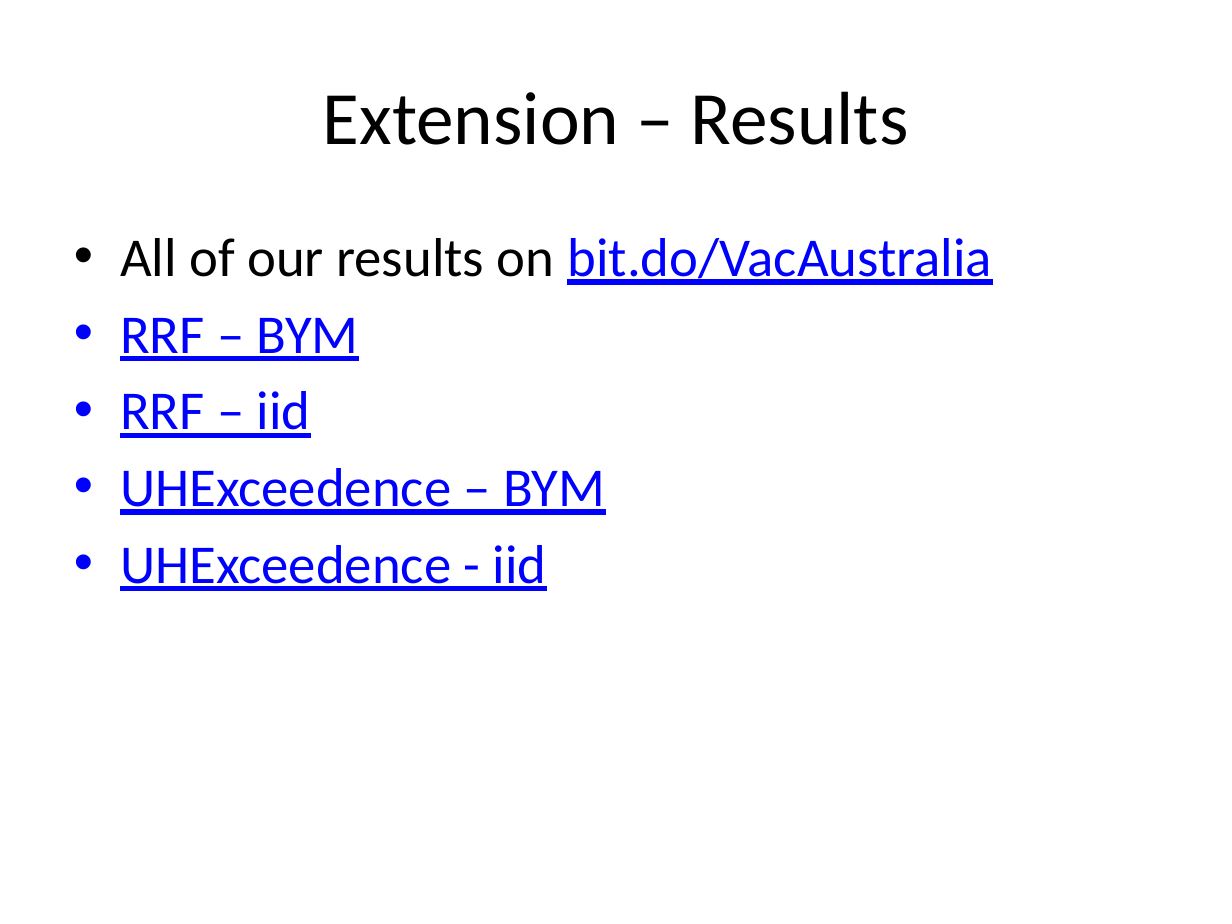
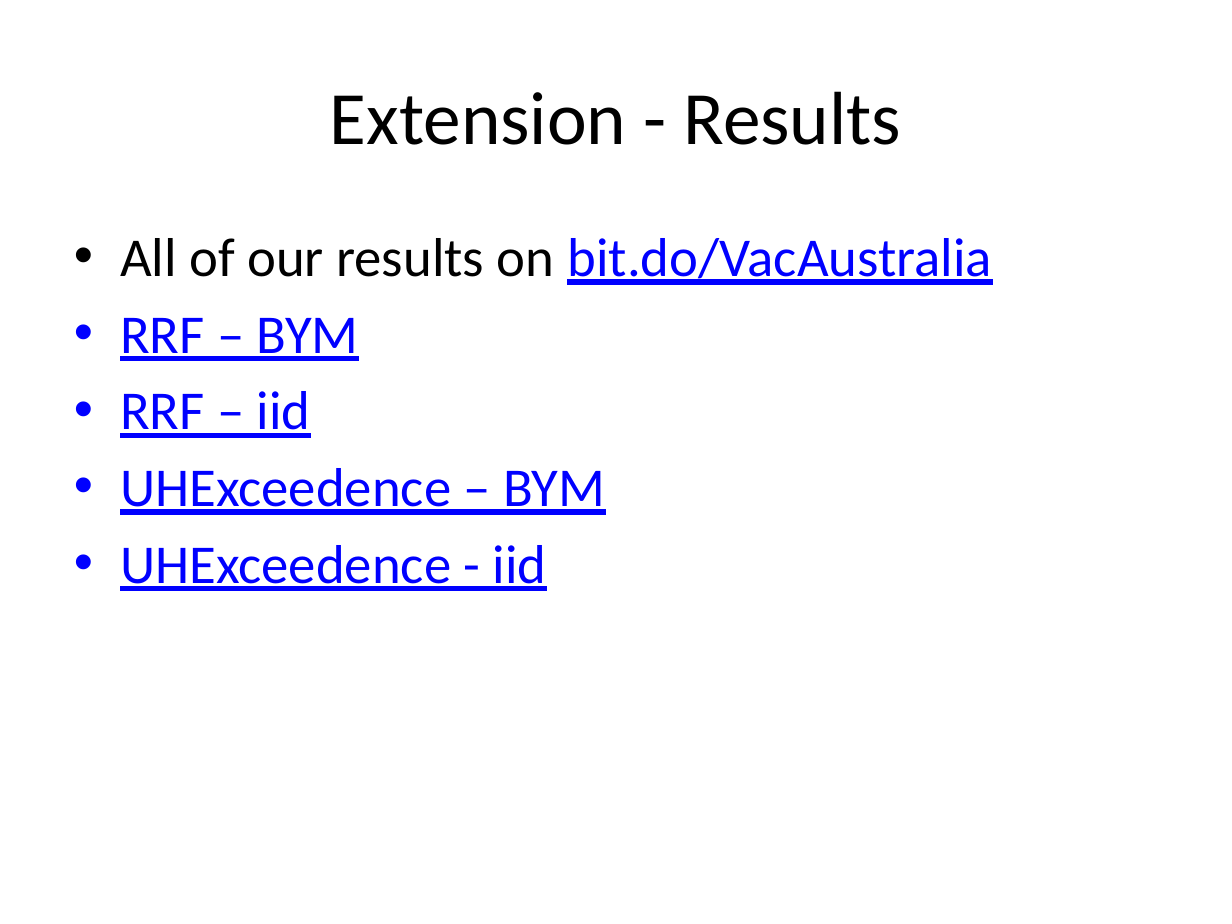
Before and after one commit to mertz2001/stat-inference, a slide deck: slide 19 of Submission/Slides final.pptx. Drawn at 1232x924 pixels with LibreOffice and Linux fonts; fonts in the diff are those of the drawing. Boxes give left, top, right and bottom in pixels: in the first picture for what was removed or moved away, otherwise in the second. Text is boxed around its words. In the diff, an @@ line names an element or a change of style, - is before the commit and + after.

```diff
--- a/Submission/Slides final.pptx
+++ b/Submission/Slides final.pptx
@@ title at [330, 91, 901, 145]: text changed @@
-Extension – Results
+Extension - Results
```
Also in this commit, not shown: 6 other slides changed, 1 other file.
